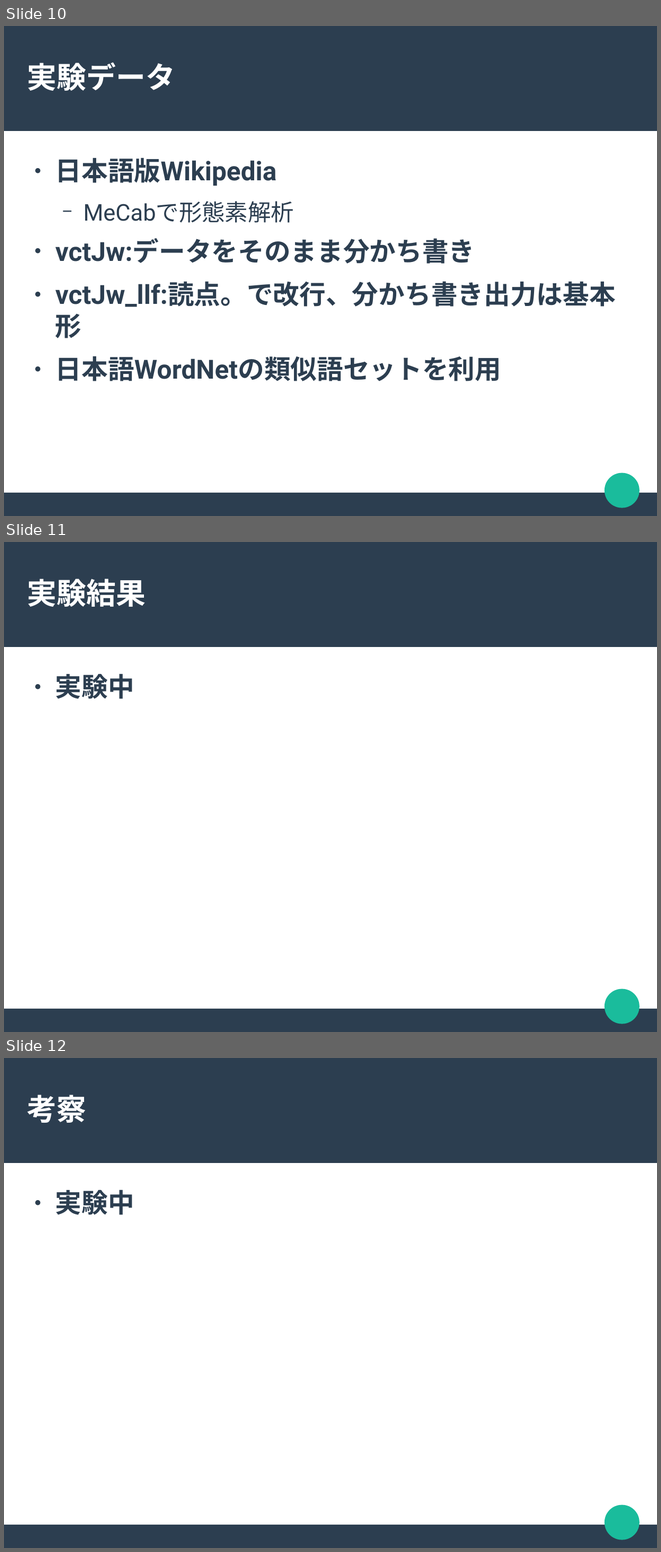
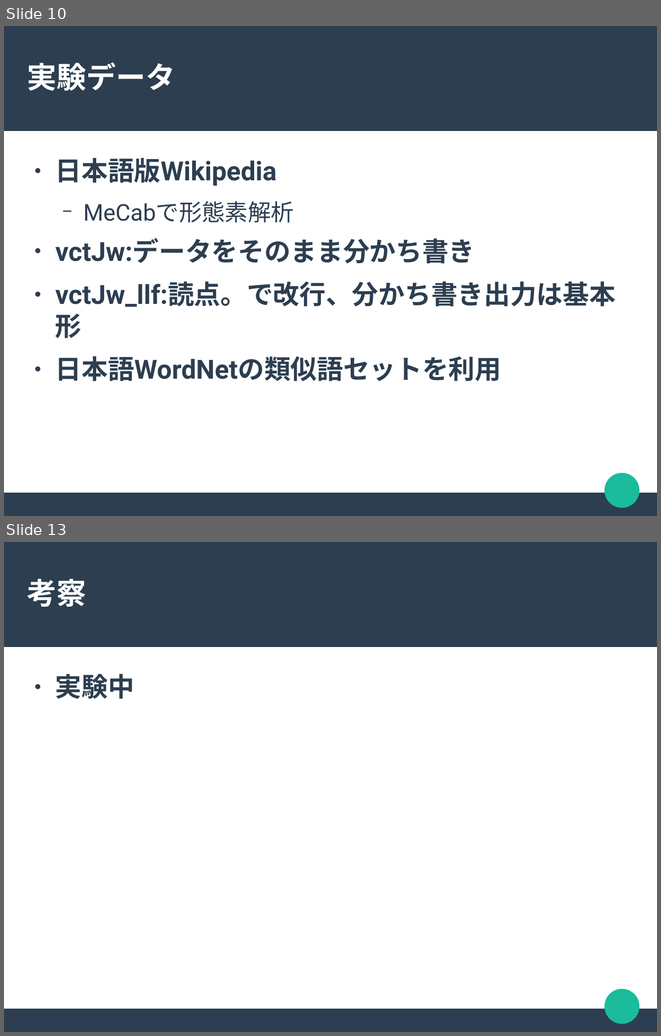
Before and after one commit to chocolaolantan/thesis, a slide deck: note/slide/ハンガリアン法による語の相似関係抽出.odp. Shown one above the other, each under a label of ours: slides 10, 11 and 12 before the commit, slides 10 and 13 after it; the slides between them are not shown. The pictures are 661x1552 and 661x1036 pixels, drawn with LibreOffice and Linux fonts; fonts in the diff are those of the drawing. Boxes give left, top, right and bottom in pixels: in the first picture for what was removed or moved away, otherwise in the second. Text is boxed around its words. In the diff, an @@ line names an element or a change of style, - is before the commit and + after.

```diff
--- a/note/slide/ハンガリアン法による語の相似関係抽出.odp
+++ b/note/slide/ハンガリアン法による語の相似関係抽出.odp
@@ slide 11 removed at (x1=4, y1=542, x2=657, y2=1032), background #FFFFFF; not listed: 3 template elements that a slide beside it also shows @@
@@ title removed at (x1=27, y1=579, x2=146, y2=607) @@
-実験結果
@@ text removed at (x1=55, y1=673, x2=134, y2=699) @@
-● 実験中
@@ what was slide 12 is now slide 13 @@
```
Also in this commit, not shown: 1 slide changed, 3 slides added, 7 other files.
